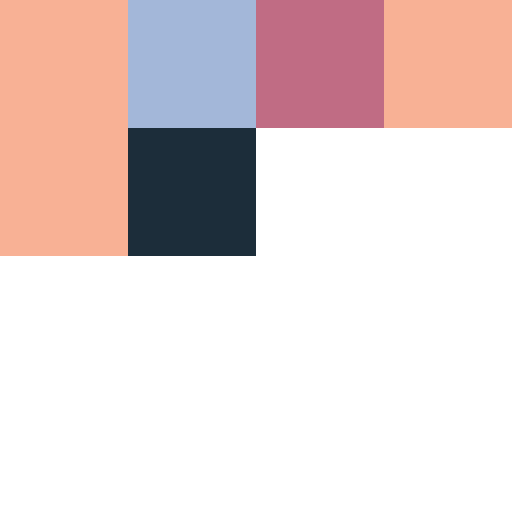
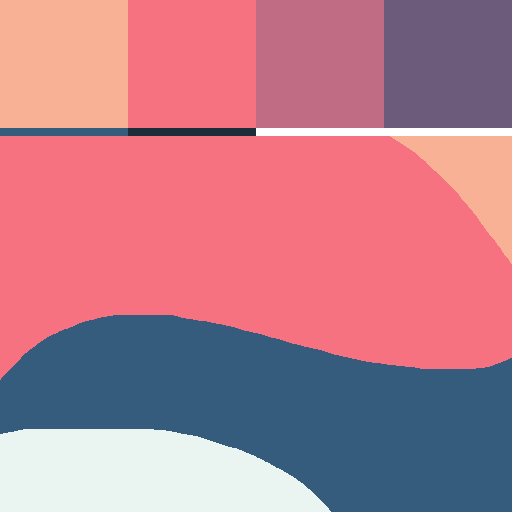
Layer changes from the first 512 × 512 image to the second:
added layer "Painting" above "Alt3" over bbox(0, 136, 512, 512)
hid "Alt3" over bbox(0, 0, 512, 256)
hid "Alt2" over bbox(128, 0, 512, 128)
hid "Alt1" over bbox(0, 0, 512, 256)
